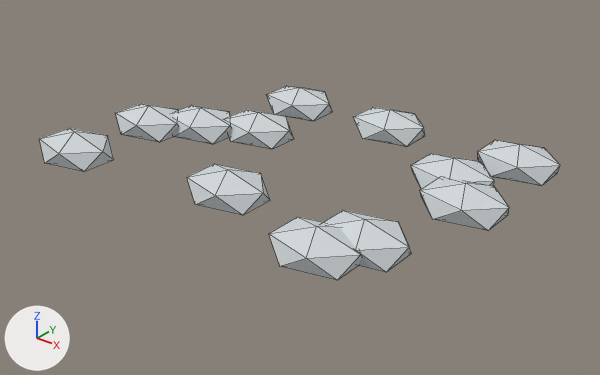
What one commit did to the glTF model public/assets/models/environment/env_lake_pebbles.glb.
Before and after are seen from a 50 mm camera at (2.02, -2.48, 1.48) aimed at (0.06, -0.02, -0.04). The axes (+X, +Y, +Z) are drawn at lower left. The lights are the same throughout. The first picture is the older version. Mesh edges are drawn as thin lines. Vertices at exactly the same position are counted once.

Names of what the first picture shows: 'ico'.
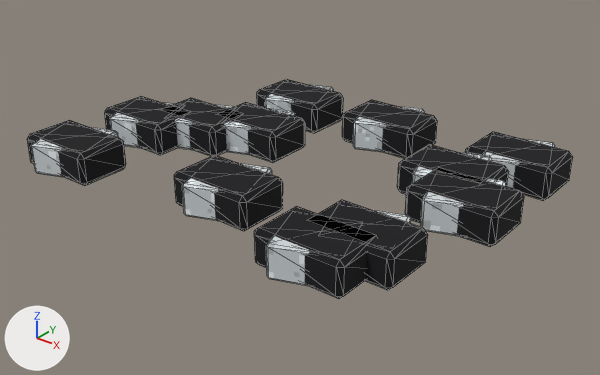
The change, as a diff of the scene's bpy script:
```diff
--- a/public/assets/models/environment/env_lake_pebbles.glb.py
+++ b/public/assets/models/environment/env_lake_pebbles.glb.py
@@ img_px4 @@
+img_px4 = load_image('px4', '_unpacked/px4', 16, 16, 'sRGB')
@@ mat_m4 @@
 mat_m4 = principled_material('m4')
-mat_m4.base_color = (0.64, 0.68, 0.7)  # light grey #d1d7da
+mat_m4.texture = img_px4
 mat_m4.roughness = 0.9
@@ mat_outline_ink @@
+mat_outline_ink = principled_material('Outline_Ink')
+mat_outline_ink.base_color = (0.004, 0.004, 0.006)  # black #0d0d12
+mat_outline_ink.roughness = 1.0
@@ me_ico @@
 # used by ob_ico; location = (0.0, 0.0, 0.0)
-me_ico.from_pydata(...)  # 144 vertices, 240 faces; spans x -0.95..0.95, y -0.67..0.67, z 0.0..0.16
+me_ico.from_pydata(...)  # 864 vertices, 1584 faces; spans x -1.0..1.0, y -0.73..0.73, z -0.08..0.08
+# me_ico part 1: the loose piece of 12 vertices spanning x -0.56..-0.2, y 0.4..0.65, z 0.0..0.16 is rebuilt with 24 vertices and now spans x -0.6..-0.2, y 0.42..0.67, z -0.08..0.08, in mat_outline_ink (black #0d0d12)
+# me_ico part 2: the loose piece of 12 vertices spanning x -0.49..-0.14, y 0.02..0.27, z 0.0..0.16 is rebuilt with 24 vertices and now spans x -0.53..-0.13, y 0.02..0.28, z -0.08..0.08, in mat_outline_ink (black #0d0d12)
+# me_ico part 3: the loose piece of 12 vertices spanning x -0.05..0.31, y 0.41..0.67, z 0.0..0.16 is rebuilt with 24 vertices and now spans x -0.06..0.33, y 0.44..0.69, z -0.08..0.08, in mat_outline_ink (black #0d0d12)
+# me_ico part 4: the loose piece of 12 vertices spanning x -0.94..-0.58, y -0.24..0.02, z 0.0..0.16 is rebuilt with 24 vertices and now spans x -0.99..-0.6, y -0.24..0.01, z -0.08..0.08, in mat_outline_ink (black #0d0d12)
+# me_ico part 5: the loose piece of 12 vertices spanning x -0.18..0.18, y -0.52..-0.27, z 0.0..0.16 is rebuilt with 24 vertices and now spans x -0.19..0.2, y -0.54..-0.29, z -0.08..0.08, in mat_outline_ink (black #0d0d12)
+# me_ico part 6: the loose piece of 12 vertices spanning x -0.73..-0.38, y -0.1..0.15, z 0.0..0.16 is rebuilt with 24 vertices and now spans x -0.78..-0.38, y -0.1..0.15, z -0.08..0.08, in mat_outline_ink (black #0d0d12)
+# me_ico part 7: the loose piece of 12 vertices spanning x 0.46..0.82, y -0.53..-0.27, z 0.0..0.16 is rebuilt with 24 vertices and now spans x 0.47..0.86, y -0.54..-0.29, z -0.08..0.08, in mat_outline_ink (black #0d0d12)
+# me_ico part 8: the loose piece of 12 vertices spanning x 0.59..0.95, y -0.06..0.19, z 0.0..0.16 is rebuilt with 24 vertices and now spans x 0.61..1.0, y -0.06..0.2, z -0.08..0.08, in mat_outline_ink (black #0d0d12)
+# me_ico part 9: the loose piece of 12 vertices spanning x 0.44..0.8, y 0.11..0.37, z 0.0..0.16 is rebuilt with 24 vertices and now spans x 0.45..0.85, y 0.13..0.38, z -0.08..0.08, in mat_outline_ink (black #0d0d12)
+# me_ico part 10: 36 vertices removed from x -0.95..0.94, y -0.67..0.66, z 0.0..0.16; 648 vertices added at x -1.0..0.99, y -0.73..0.73, z -0.08..0.08
 me_ico.materials.append(mat_m4)
+me_ico.materials.append(mat_outline_ink)  # black #0d0d12
@@ ob_ico @@
 ob_ico = bpy.data.objects.new('ico', me_ico)
-ob_ico.location = (0.0, 0.0, 0.0)
+ob_ico.location = (0.0, 0.0, 0.068)
+ob_ico.scale = (0.956, 0.956, 0.956)
```

Boxes (x1, y1, x2, y2) around the edits, measured in the pictures (600 x 375 px):
'ico', surface changed, reshaped, moved, rescaled (13% taller)
    before: (39, 86, 560, 280)
    after: (27, 79, 573, 299)
part 1 of me_ico, rebuilt (30% wider, 53% taller)
    before: (267, 86, 333, 121)
    after: (257, 79, 343, 133)
part 2 of me_ico, rebuilt (26% wider, 55% taller)
    before: (227, 110, 294, 149)
    after: (220, 102, 305, 163)
part 3 of me_ico, rebuilt (33% wider, 50% taller)
    before: (354, 107, 425, 146)
    after: (342, 100, 437, 159)
part 4 of me_ico, rebuilt (34% wider, 54% taller)
    before: (115, 104, 178, 142)
    after: (105, 96, 190, 155)
part 5 of me_ico, rebuilt (31% wider, 48% taller)
    before: (187, 164, 270, 215)
    after: (174, 155, 283, 231)
part 6 of me_ico, rebuilt (39% wider, 48% taller)
    before: (173, 105, 231, 144)
    after: (161, 98, 242, 156)
part 7 of me_ico, rebuilt (38% wider, 44% taller)
    before: (324, 210, 411, 272)
    after: (308, 200, 428, 290)
part 8 of me_ico, rebuilt (33% wider, 50% taller)
    before: (420, 177, 509, 230)
    after: (405, 167, 524, 247)
part 9 of me_ico, rebuilt
    before: (411, 153, 494, 189)
    after: (397, 145, 508, 194)
part 10 of me_ico, built on
    before: (39, 128, 560, 280)
    after: (27, 85, 573, 299)
